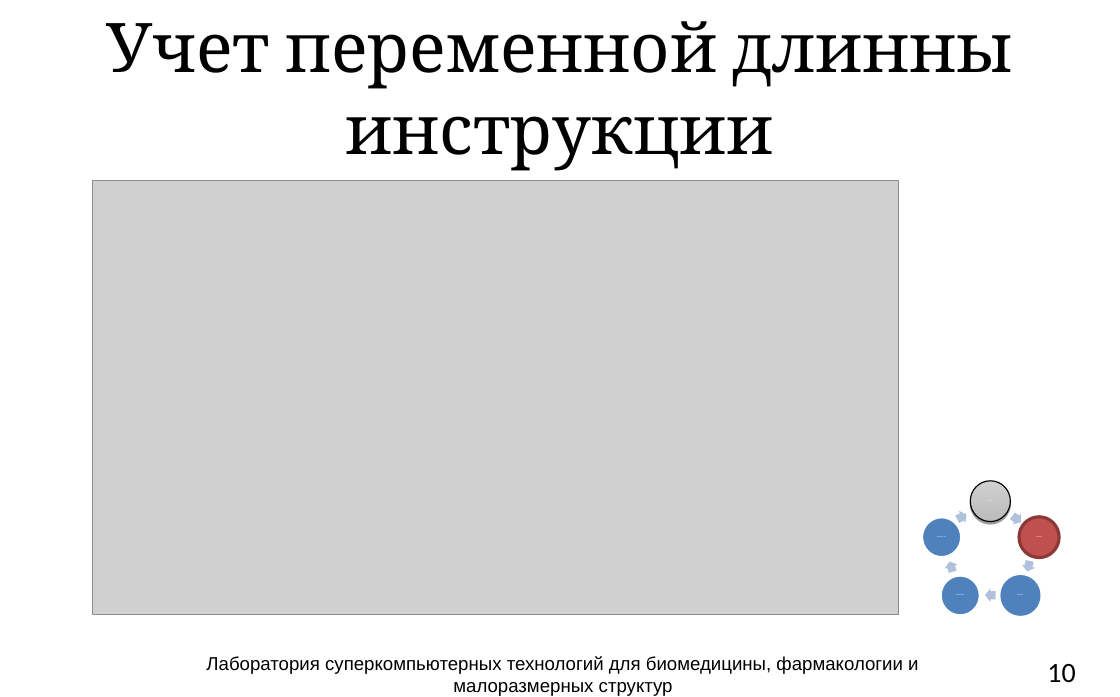
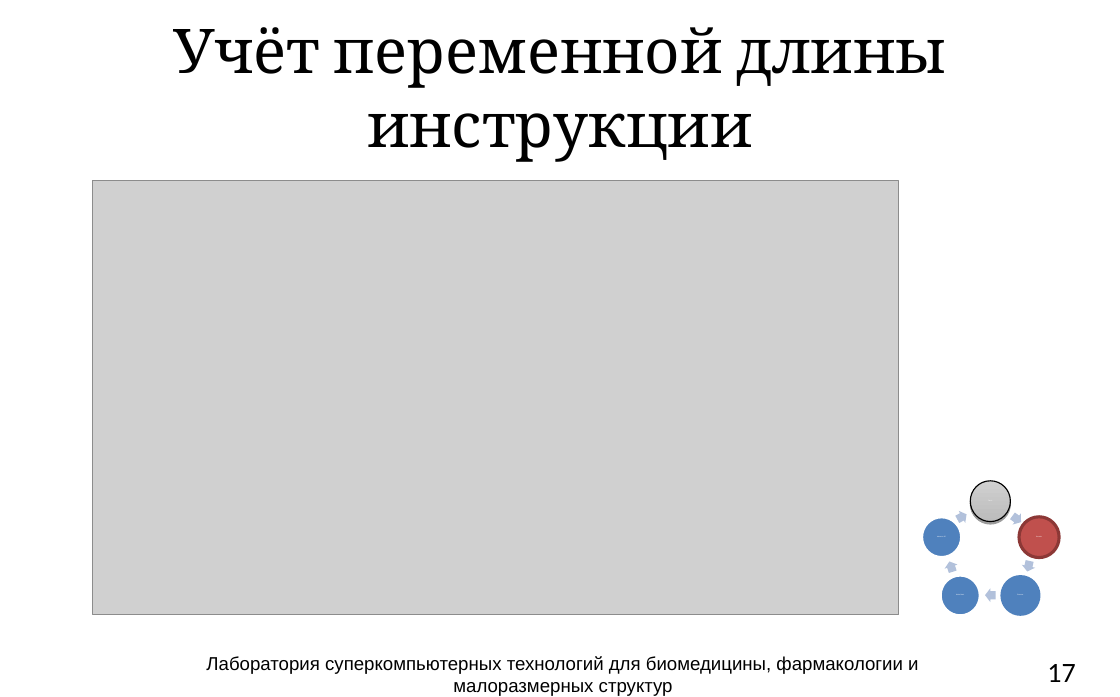
Before and after one commit to atakua/simlectures-archive, a slide deck: slide 17 of lecture03-cpu-interpretation/lecture03-cpu-interpretation.pptx (slide 10 before the commit). Drawn at 1120x697 pixels with LibreOffice and Linux fonts; fonts in the diff are those of the drawing; grey boxes stand for pictures; background and template pictures are left out. Boxes give left, top, right and bottom in pixels: in the first picture for what was removed or moved away, otherwise in the second. Text is boxed around its words. In the diff, an @@ line names an element or a change of style, - is before the commit and + after.

```diff
--- a/lecture03-cpu-interpretation/lecture03-cpu-interpretation.pptx
+++ b/lecture03-cpu-interpretation/lecture03-cpu-interpretation.pptx
@@ title at [173, 27, 946, 162]: text changed; size 44 to 39.6 pt @@
-Учет переменной длинны инструкции
+Учёт переменной длины инструкции
@@ page number at [1047, 664, 1075, 682]: text changed @@
-10
+17
```
Also in this commit, not shown: 14 other slides changed, 3 slides added, 2 slides removed.
